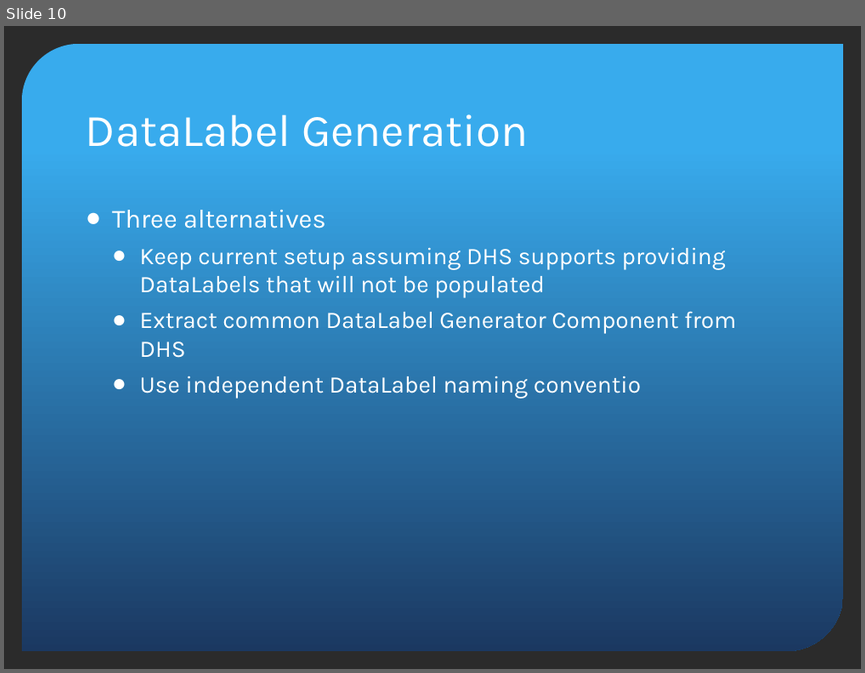
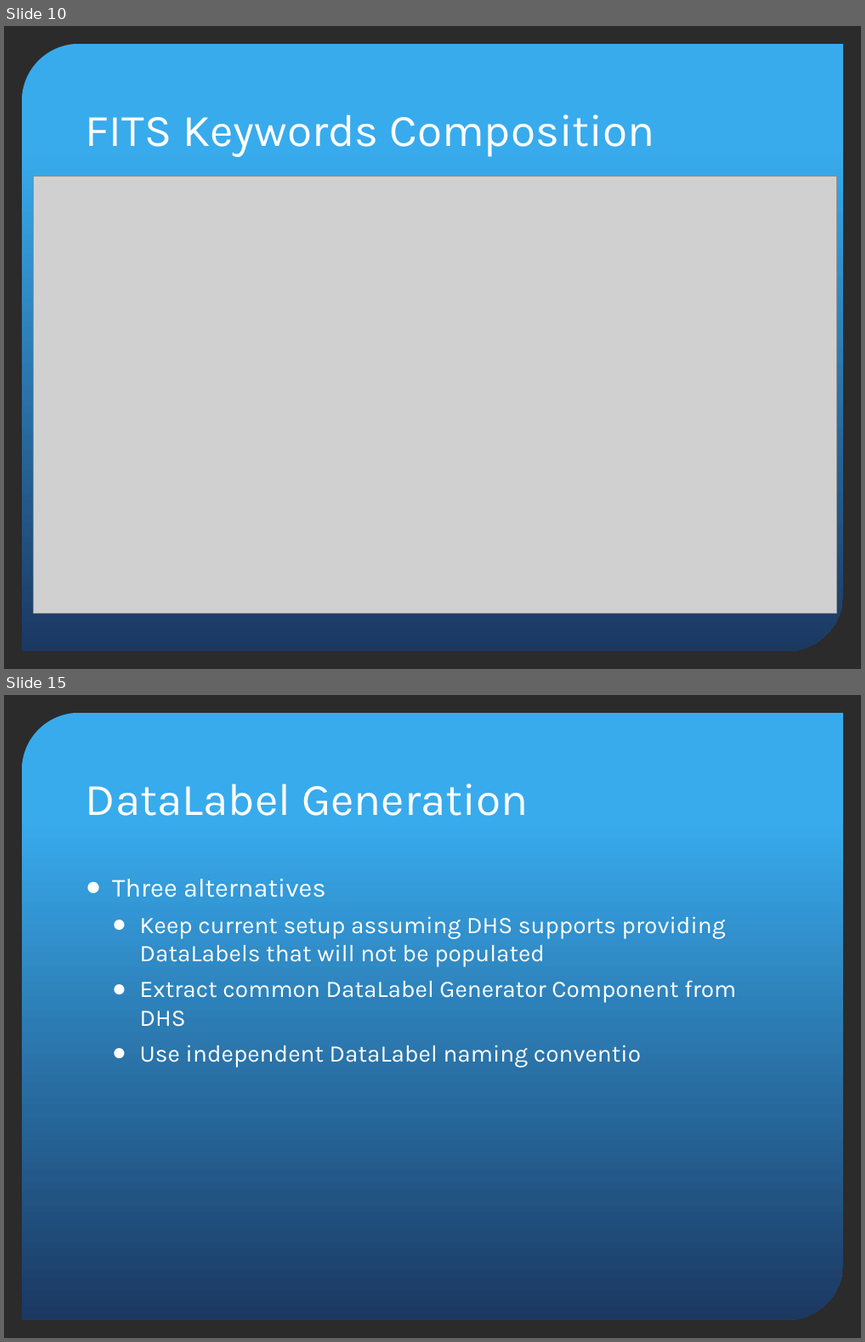
Before and after one commit to jluhrs/gmp, a slide deck: gds-api/src/main/doc/GDSDesignReview.pptx. Shown one above the other, each under a label of ours: slide 10 before the commit, slides 10 and 15 after it; the slides between them are not shown. The pictures are 865x673 and 865x1342 pixels, drawn with LibreOffice and Linux fonts; fonts in the diff are those of the drawing; grey boxes stand for pictures; background and template pictures are left out; a plain dark background stands for a picture behind light text. Boxes give left, top, right and bottom in pixels: in the first picture for what was removed or moved away, otherwise in the second. Text is boxed around its words. In the diff, an @@ line names an element or a change of style, - is before the commit and + after.

```diff
--- a/gds-api/src/main/doc/GDSDesignReview.pptx
+++ b/gds-api/src/main/doc/GDSDesignReview.pptx
@@ slide 10 added at [4,26,861,669], background picture (left out); not listed: 1 template element that a slide beside it also shows @@
@@ title added at [86,114,654,157], 38 pt, text #FFFFFF @@
+FITS Keywords Composition
@@ picture added at [34,176,837,612] @@
@@ what was slide 10 is now slide 15 @@
```
Also in this commit, not shown: 10 slides changed, 7 other slides added, 2 slides removed.
